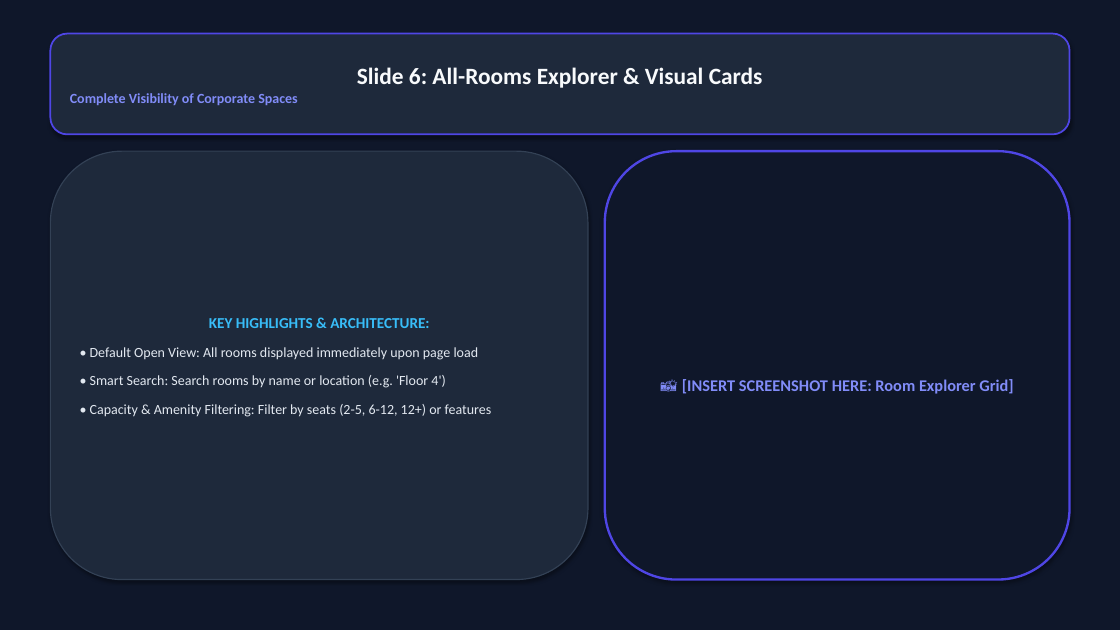
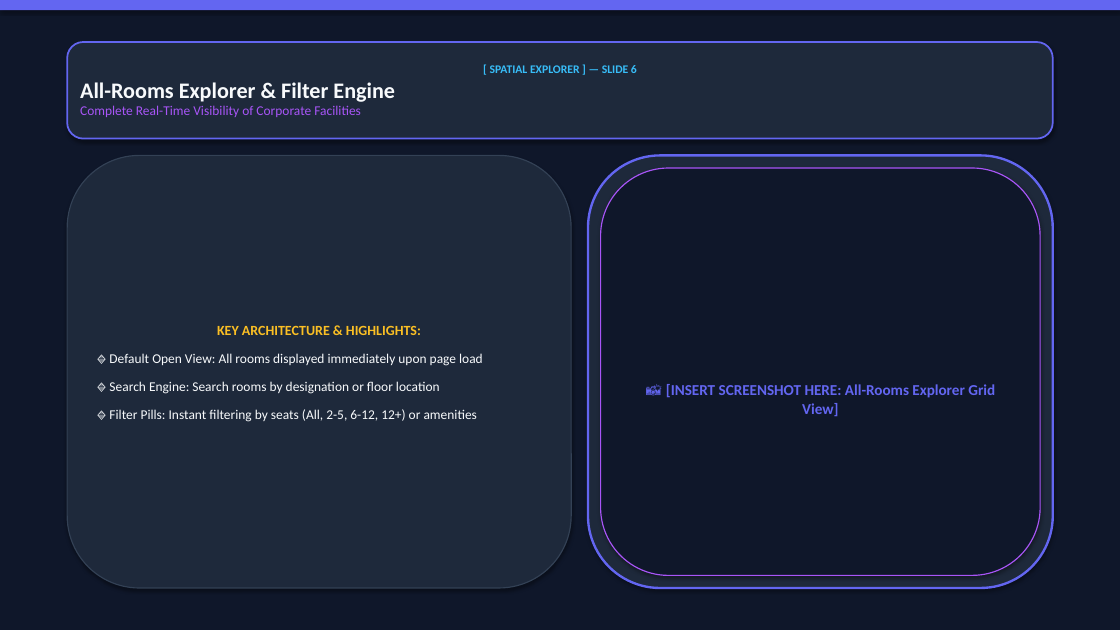
Before and after one commit to VishalMishraCSE/meeting-room-booking-system, a slide deck: slide 6 of document/PRESENTATION_DECK_SLIDES.pptx. Drawn at 1120x630 pixels with LibreOffice and Linux fonts; fonts in the diff are those of the drawing. Boxes give left, top, right and bottom in pixels: in the first picture for what was removed or moved away, otherwise in the second. Text is boxed around its words. In the diff, an @@ line names an element or a change of style, - is before the commit and + after.

Commit message:
design: redesign PowerPoint presentation deck with stunning multi-layered dark theme, glassmorphic card containers, and category tag pills

```diff
--- a/document/PRESENTATION_DECK_SLIDES.pptx
+++ b/document/PRESENTATION_DECK_SLIDES.pptx
@@ rectangle added at box(0, 0, 1120, 10), fill #6366F1 @@
@@ rounded rectangle "[ SPATIAL EXPLORER ] — ...": place and size @@
-rounded rectangle "[ SPATIAL EXPLORER ] — ..." at box(50, 34, 1070, 134)
+rounded rectangle "[ SPATIAL EXPLORER ] — ..." at box(67, 42, 1053, 139)
@@ rounded rectangle "[ SPATIAL EXPLORER ] — ..." at box(67, 42, 1053, 139): outline #4F46E5 1.5 pt to #6366F1 1.5 pt @@
@@ text in rounded rectangle at box(80, 65, 637, 117): text changed; size 20 to 11.5 pt; text colour #F8FAFC to #A855F7 @@
-Slide 6: All-Rooms Explorer & Visual Cards
-Complete Visibility of Corporate Spaces
+[ SPATIAL EXPLORER ] — SLIDE 6
+All-Rooms Explorer & Filter Engine
+Complete Real-Time Visibility of Corporate Facilities
@@ rounded rectangle "KEY ARCHITECTURE & HIGHLIGHTS:": place and size @@
-rounded rectangle "KEY ARCHITECTURE & HIGHLIGHTS:" at box(50, 151, 588, 580)
+rounded rectangle "KEY ARCHITECTURE & HIGHLIGHTS:" at box(67, 155, 571, 588)
@@ rounded rectangle added at box(588, 155, 1053, 588), fill #1E293B, outline #6366F1 2 pt @@
@@ rounded rectangle "📸 [INSERT SCREENSHOT HERE: All-Rooms ...": place and size @@
-rounded rectangle "📸 [INSERT SCREENSHOT HERE: All-Rooms ..." at box(605, 151, 1070, 580)
+rounded rectangle "📸 [INSERT SCREENSHOT HERE: All-Rooms ..." at box(601, 168, 1040, 576)
@@ rounded rectangle "📸 [INSERT SCREENSHOT HERE: All-Rooms ..." at box(601, 168, 1040, 576): outline #4F46E5 2 pt to #A855F7 1 pt @@
@@ text in rounded rectangle at box(109, 326, 483, 422): text changed; size 12 to 11.5 pt; text colour #E2E8F0 to #F8FAFC @@
-KEY HIGHLIGHTS & ARCHITECTURE:
-• Default Open View: All rooms displayed immediately upon page load
-• Smart Search: Search rooms by name or location (e.g. 'Floor 4')
-• Capacity & Amenity Filtering: Filter by seats (2-5, 6-12, 12+) or features
+KEY ARCHITECTURE & HIGHLIGHTS:
+🔹 Default Open View: All rooms displayed immediately upon page load
+🔹 Search Engine: Search rooms by designation or floor location
+🔹 Filter Pills: Instant filtering by seats (All, 2-5, 6-12, 12+) or amenities
@@ text in rounded rectangle at box(666, 384, 995, 417): text changed; size 14 to 13 pt; text colour #818CF8 to #6366F1 @@
-📸 [INSERT SCREENSHOT HERE: Room Explorer Grid]
+📸 [INSERT SCREENSHOT HERE: All-Rooms Explorer Grid View]
```
Also in this commit, not shown: 16 other slides changed, 1 slide added, 1 slide removed, 1 other file.
